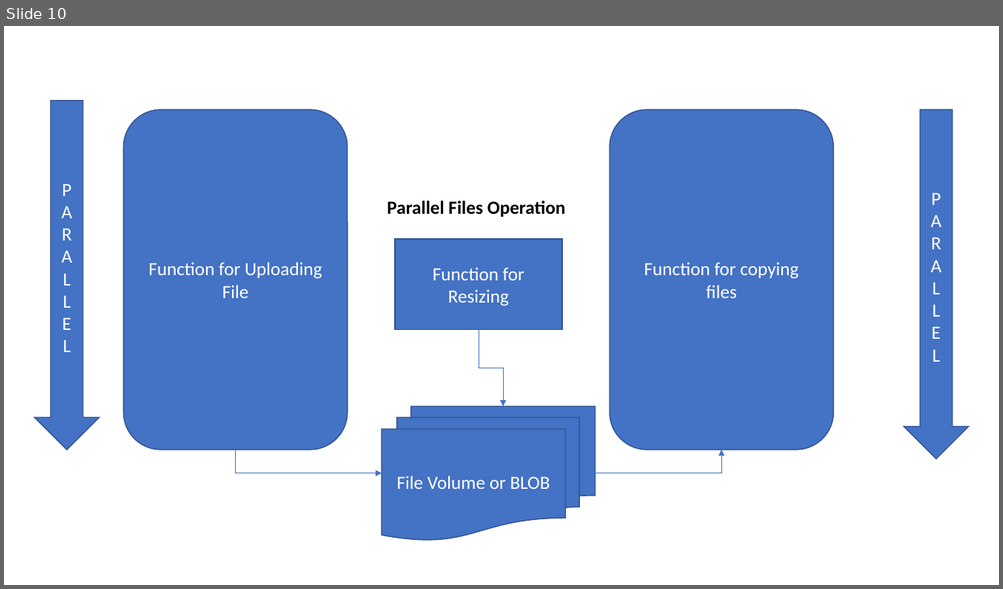
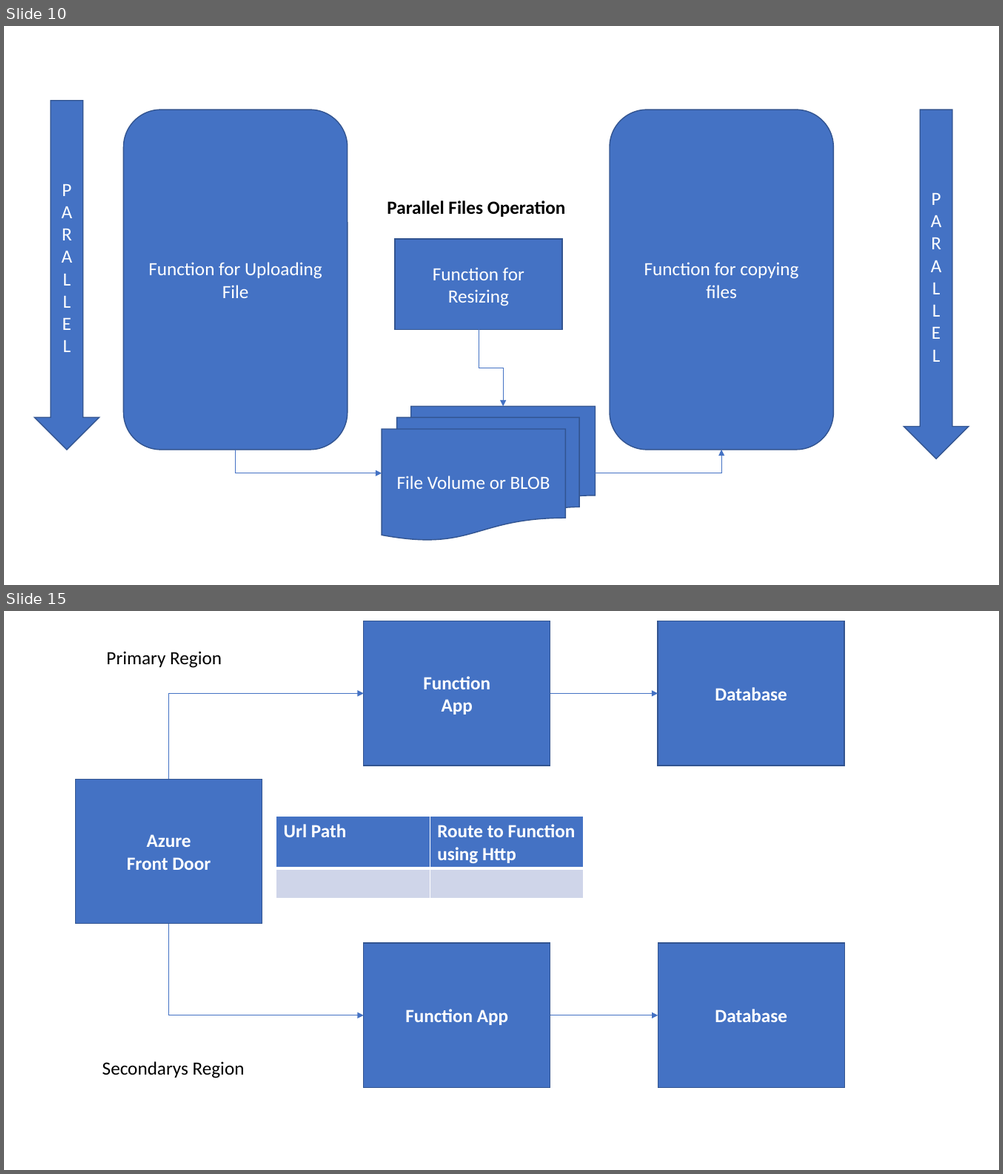
Before and after one commit to maheshsabnis/AzureFUnctionsWM, a slide deck: TRaining_Sreverless_IMages.pptx. Shown one above the other, each under a label of ours: slide 10 before the commit, slides 10 and 15 after it; the slides between them are not shown. The pictures are 1003x589 and 1003x1174 pixels, drawn with LibreOffice and Linux fonts; fonts in the diff are those of the drawing. Boxes give left, top, right and bottom in pixels: in the first picture for what was removed or moved away, otherwise in the second. Text is boxed around its words. In the diff, an @@ line names an element or a change of style, - is before the commit and + after.

```diff
--- a/TRaining_Sreverless_IMages.pptx
+++ b/TRaining_Sreverless_IMages.pptx
@@ slide 15 added at <box>4,611,999,1170</box>, background #FFFFFF @@
@@ rectangle added at <box>364,621,550,766</box>, fill #4472C4, outline #325491 1 pt, 18 pt, text #FFFFFF, bold @@
+Function
+App
@@ rectangle added at <box>657,621,844,766</box>, fill #4472C4, outline #325491 1 pt, 18 pt, text #FFFFFF, bold @@
+Database
@@ text added at <box>106,651,222,668</box>, 18 pt, text #000000 @@
+Primary Region
@@ elbow arrow added from (169, 780) to (364, 694), #4472C4 0.5 pt @@
@@ arrow added from (550, 694) to (657, 694), #4472C4 0.5 pt @@
@@ rectangle added at <box>76,780,262,924</box>, fill #4472C4, outline #325491 1 pt, 18 pt, text #FFFFFF, bold @@
+Azure
+Front Door
@@ table added at <box>276,816,583,899</box>, 2 rows, 2 columns @@
+Url Path | Route to Function using Http
+ | 
@@ elbow arrow added from (169, 923) to (364, 1016), #4472C4 0.5 pt @@
@@ rectangle added at <box>364,944,550,1088</box>, fill #4472C4, outline #325491 1 pt, 18 pt, text #FFFFFF, bold @@
+Function App
@@ rectangle added at <box>657,944,844,1088</box>, fill #4472C4, outline #325491 1 pt, 18 pt, text #FFFFFF, bold @@
+Database
@@ arrow added from (550, 1016) to (657, 1016), #4472C4 0.5 pt @@
@@ text added at <box>102,1062,244,1079</box>, 18 pt, text #000000 @@
+Secondarys Region
```
Also in this commit, not shown: 4 other slides added, 14 other files.
